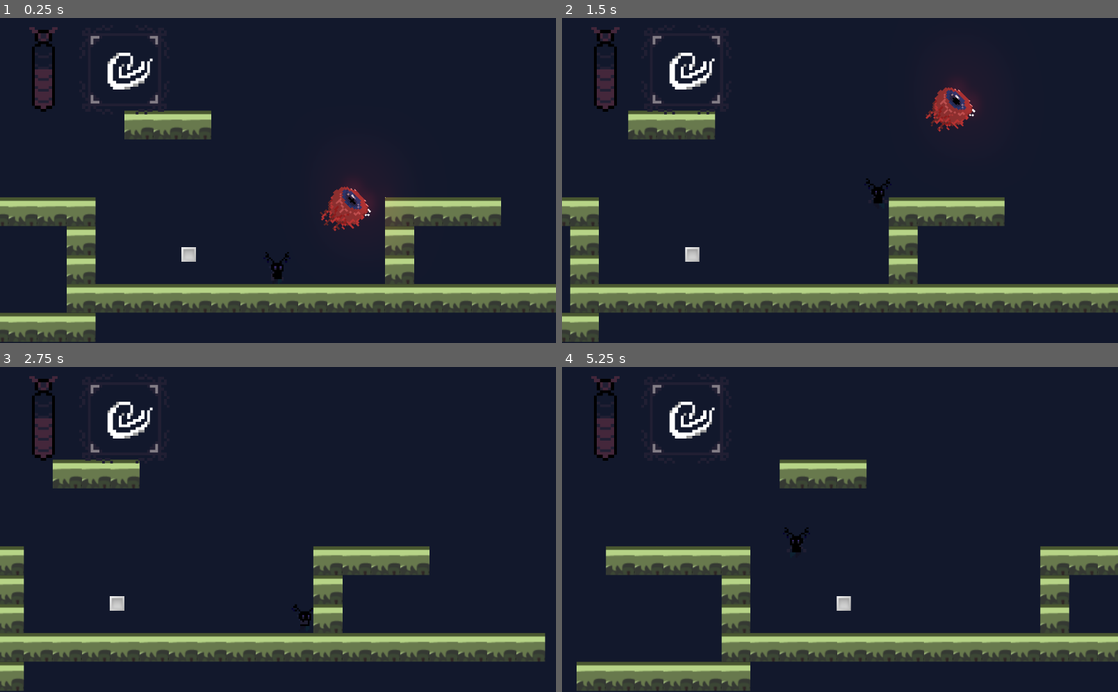
Above: before the commit, frames 1-4 (two rows, left to right).
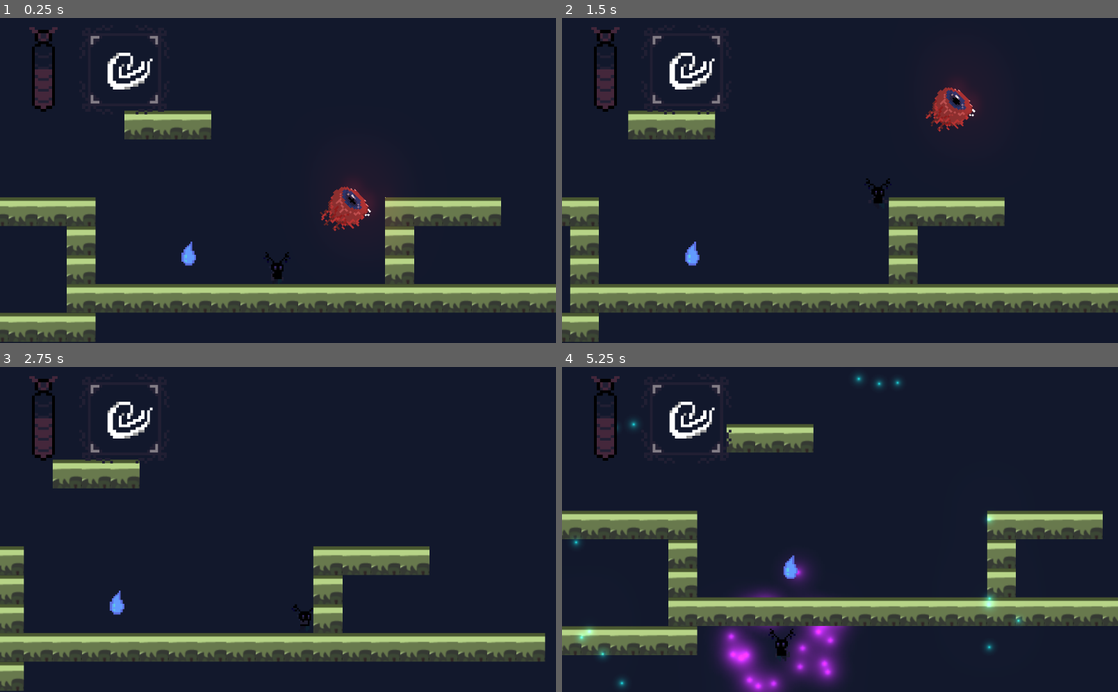
Above: after the commit, the same moments.

Repository: RPI-GameJamTeam/GodotProject
Game: Godot game, scene res://Scenes/MainScene.tscn
Two runs of this game, one before a commit and one after it. Both use one fixed random seed, a clock stepped at 60 frames per second and the inputs below.
Inputs:
- Up to frame 1 (0.25 s): no input
- Up to frame 2 (1.5 s): hold D (right) 0.53-1.28 s; tap Shift (dash) at 0.6, 1.35 s; tap Space (jump) at 0.77 s; hold S (down) from 1.28 s (still down)
- Up to frame 3 (2.75 s): tap Space (jump) at 1.52 s; release S (down) at 2.03 s; hold D (right) from 2.03 s (still down); tap Shift (dash) at 2.1 s
- Up to frame 4 (5.25 s): release D (right) at 2.78 s; hold W (up) 2.78-3.53 s; tap Shift (dash) every 0.75 s from 2.85 to 5.1 s; tap Space (jump) at 3.02, 3.77, 4.52 s; hold A (left) 3.53-5.03 s; hold S (down) from 5.03 s (still down)

The runs differ from the first frame. In frame 1, 0.2% of the frame differs, in the area x 32-36%, y 68-77%; in frame 2, 0.2%; in frame 3, 0.2%; in frame 4, 33%, in the area x 0-100%, y 2-100%.
Error in both runs: Attempt to call function 'show' in base 'null instance' on a null instance. (res://Scripts/HUD.gd:15)

Commit message:
PickUp anims

Diff:
--- a/Game Jam/Scenes/PickUp.tscn
+++ b/Game Jam/Scenes/PickUp.tscn
@@ -1,10 +1,100 @@
-[gd_scene load_steps=9 format=2]
+[gd_scene load_steps=27 format=2]
 
-[ext_resource path="res://Asset/Art/TempPlayerSprite.png" type="Texture" id=1]
+[ext_resource path="res://Asset/Food 1.png" type="Texture" id=1]
 [ext_resource path="res://Scripts/PickUp.gd" type="Script" id=2]
 [ext_resource path="res://Asset/Art/floaty_64.png" type="Texture" id=3]
+[ext_resource path="res://Asset/Avatar/fire_ele.png" type="Texture" id=4]
+[ext_resource path="res://Asset/Avatar/water_ele.png" type="Texture" id=5]
+[ext_resource path="res://Asset/Avatar/earth_ele.png" type="Texture" id=6]
+[ext_resource path="res://Asset/Avatar/air_ele.png" type="Texture" id=7]
+
+[sub_resource type="AtlasTexture" id=19]
+atlas = ExtResource( 1 )
+region = Rect2( 0, 0, 32, 32 )
+
+[sub_resource type="AtlasTexture" id=7]
+atlas = ExtResource( 1 )
+region = Rect2( 0, 0, 32, 32 )
+
+[sub_resource type="AtlasTexture" id=8]
+atlas = ExtResource( 1 )
+region = Rect2( 32, 0, 32, 32 )
+
+[sub_resource type="AtlasTexture" id=9]
+atlas = ExtResource( 1 )
+region = Rect2( 64, 0, 32, 32 )
+
+[sub_resource type="AtlasTexture" id=10]
+atlas = ExtResource( 1 )
+region = Rect2( 96, 0, 32, 32 )
+
+[sub_resource type="AtlasTexture" id=11]
+atlas = ExtResource( 1 )
+region = Rect2( 128, 0, 32, 32 )
+
+[sub_resource type="AtlasTexture" id=12]
+atlas = ExtResource( 1 )
+region = Rect2( 160, 0, 32, 32 )
+
+[sub_resource type="AtlasTexture" id=13]
+atlas = ExtResource( 1 )
+region = Rect2( 192, 0, 32, 32 )
+
+[sub_resource type="AtlasTexture" id=14]
+atlas = ExtResource( 1 )
+region = Rect2( 224, 0, 32, 32 )
+
+[sub_resource type="AtlasTexture" id=15]
+atlas = ExtResource( 1 )
+region = Rect2( 256, 0, 32, 32 )
+
+[sub_resource type="AtlasTexture" id=16]
+atlas = ExtResource( 1 )
+region = Rect2( 288, 0, 32, 32 )
+
+[sub_resource type="AtlasTexture" id=17]
+atlas = ExtResource( 1 )
+region = Rect2( 320, 0, 32, 32 )
+
+[sub_resource type="AtlasTexture" id=18]
+atlas = ExtResource( 1 )
+region = Rect2( 352, 0, 32, 32 )
+
+[sub_resource type="SpriteFrames" id=6]
+animations = [ {
+"frames": [ ExtResource( 6 ) ],
+"loop": true,
+"name": "3idle",
+"speed": 5.0
+}, {
+"frames": [ SubResource( 19 ) ],
+"loop": true,
+"name": "cookie_idle",
+"speed": 5.0
+}, {
+"frames": [ ExtResource( 7 ) ],
+"loop": true,
+"name": "2idle",
+"speed": 5.0
+}, {
+"frames": [ ExtResource( 4 ) ],
+"loop": true,
+"name": "1idle",
+"speed": 5.0
+}, {
+"frames": [ SubResource( 7 ), SubResource( 8 ), SubResource( 9 ), SubResource( 10 ), SubResource( 11 ), SubResource( 12 ), SubResource( 13 ), SubResource( 14 ), SubResource( 15 ), SubResource( 16 ), SubResource( 17 ), SubResource( 18 ) ],
+"loop": false,
+"name": "cookie_cry",
+"speed": 5.0
+}, {
+"frames": [ ExtResource( 5 ) ],
+"loop": true,
+"name": "0idle",
+"speed": 5.0
+} ]
 
 [sub_resource type="CapsuleShape2D" id=1]
+radius = 14.3946
 height = 0.0
 
 [sub_resource type="CanvasItemMaterial" id=2]
@@ -38,13 +128,15 @@
 "PickUp",
 ]]
 position = Vector2( 0, -0.176773 )
+scale = Vector2( 2, 2 )
 script = ExtResource( 2 )
 __meta__ = {
 "_edit_group_": true
 }
 
-[node name="Sprite" type="Sprite" parent="."]
-texture = ExtResource( 1 )
+[node name="AnimatedSprite" type="AnimatedSprite" parent="."]
+frames = SubResource( 6 )
+animation = "cookie_idle"
 
 [node name="CollisionShape2D" type="CollisionShape2D" parent="."]
 shape = SubResource( 1 )
--- a/Game Jam/Scripts/PickUp.gd
+++ b/Game Jam/Scripts/PickUp.gd
@@ -1,7 +1,18 @@
 extends Area2D
 
-enum ElementState { PARTICLE, WATER, FIRE, AIR, EARTH }
-var type = ElementState.EARTH
+export var type : int
+
+enum PickUpType { WATER, FIRE, AIR, EARTH, COOKIE }
+
+func _process(delta):
+	if type == PickUpType.COOKIE:
+		var player = get_tree().get_nodes_in_group("Player")[0]
+		if (player.position - position).length() < 225:
+			$AnimatedSprite.play("cookie_cry")
+		else:
+			$AnimatedSprite.play("cookie_idle")
+	else:
+		$AnimatedSprite.play(str(type) + "idle")
 
 func _on_PickUp_body_entered(body):
 	if body.is_in_group("Player"):
@@ -9,4 +20,17 @@
 		body.get_node("Camera2D").shake()
 		$Particles2D.restart()
 
-		body.set_state(type)
+		if type == PickUpType.COOKIE:
+			$AnimatedSprite.visible = false
+			$CollisionShape2D.set_deferred("disabled", true)
+
+			var t = Timer.new()
+			t.set_wait_time(3)
+			t.set_one_shot(true)
+			self.add_child(t)
+			t.start()
+			yield(t, "timeout")
+			t.queue_free()
+			queue_free()
+		else:
+			body.set_state(type+1)
Binary file added: Game Jam/Asset/Food 1.png
Not shown, added: Game Jam/Asset/Food 1.png.import
Binary file added: Game Jam/Asset/Reinforced Wooden Barrel.png
Not shown, added: Game Jam/Asset/Reinforced Wooden Barrel.png.import
Binary file added: Game Jam/Asset/Reinforced Wooden Box.png
Not shown, added: Game Jam/Asset/Reinforced Wooden Box.png.import
